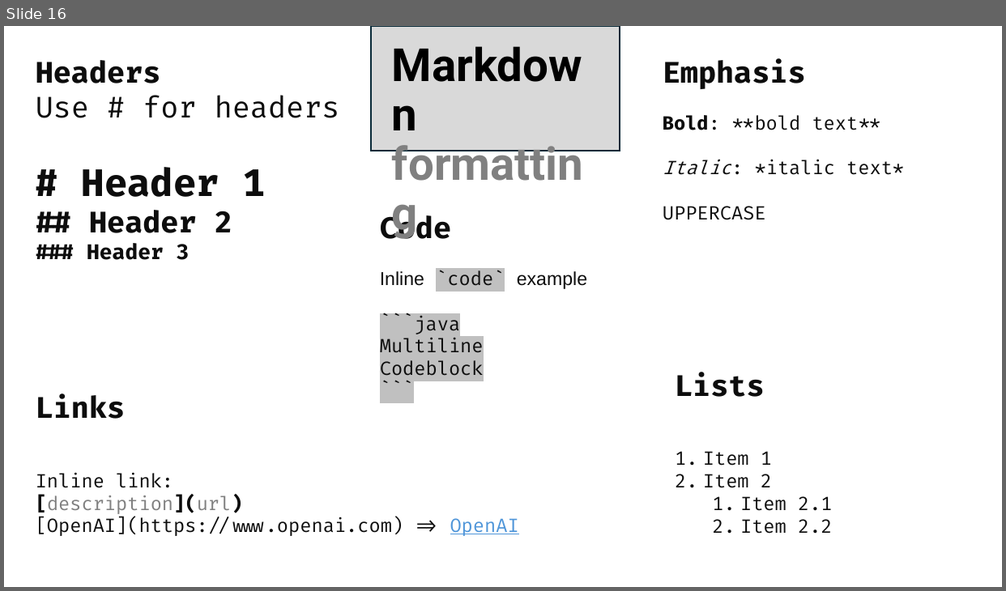
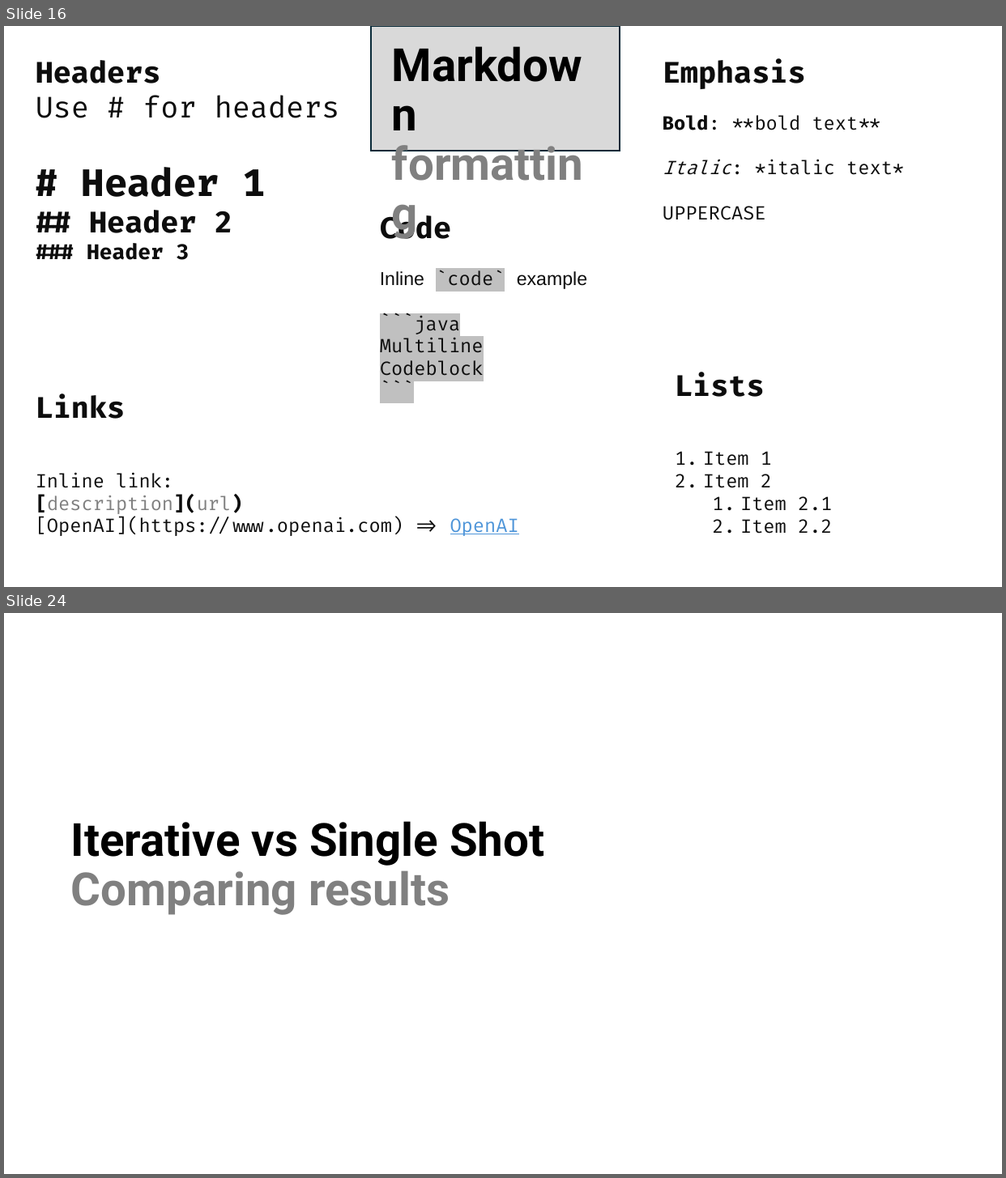
Before and after one commit to isidore/Talks, a slide deck: Slides/ChatGPT_Prompting.pptx. Shown one above the other, each under a label of ours: slide 16 before the commit, slides 16 and 24 after it; the slides between them are not shown. The pictures are 1006x591 and 1006x1178 pixels, drawn with LibreOffice and Linux fonts; fonts in the diff are those of the drawing. Boxes give left, top, right and bottom in pixels: in the first picture for what was removed or moved away, otherwise in the second. Text is boxed around its words. In the diff, an @@ line names an element or a change of style, - is before the commit and + after.

```diff
--- a/Slides/ChatGPT_Prompting.pptx
+++ b/Slides/ChatGPT_Prompting.pptx
@@ slide 24 added at (4, 613, 1002, 1174), background #FFFFFF @@
@@ title added at (71, 821, 544, 915), 44 pt, text #000000, bold @@
+Iterative vs Single Shot
+Comparing results
```
Also in this commit, not shown: 7 other slides added, 1 slide removed.
